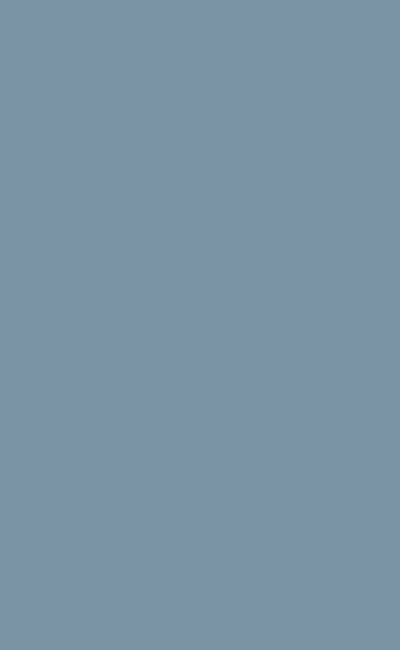
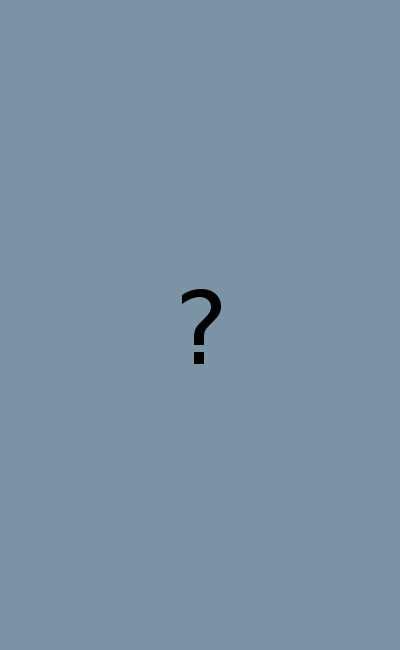
Layer changes from the first 400×650 image to the second:
added layer "?" above "Background" over [182, 289, 221, 364]
